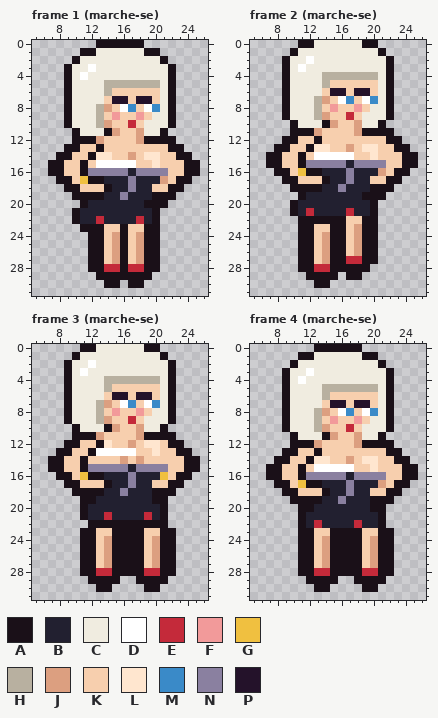
File history of a pixel-art file, art/plaisirs/plaisirs-neon-cocktail.aseprite. The picture above is the old version.
32x32 pixels, 12 frames. Shown: frame 1 (marche-se): x 5..26, y 0..31; frame 2 (marche-se): x 5..26, y 0..31; frame 3 (marche-se): x 5..26, y 0..31; frame 4 (marche-se): x 5..26, y 0..31. The commit also changed other frames, which this record leaves out.
Palette (. is transparent): A #1a1018  B #222030  C #f0ece0  D #ffffff  E #c42a3a  F #f29a9a  G #f0c040  H #b8b0a0  J #dc9f80  K #f7cfae  L #ffe6cf  M #3a8ac8  N #8a80a0  P #24122a
Pixels before, frame 1 (marche-se), first column x 7:
 0 ......AAAAAA.......
 1 ....AACCCCCCAA.....
 2 ...ACCCCCCCCCCA....
 3 ..ACCDCCCCCCCCCA...
 4 ..ACDCCCCCCCCCCA...
 5 ..ACCCCHHHHHHHCA...
 6 ..ACCCCHKKKKKKCA...
 7 ..ACCCCKPPKPPKCA...
 8 ..ACCCHJKDMKDMCA...
 9 ..ACCCHKFKKFKCCA...
10 ..ACCCHJKKEKCCCA...
11 ...ACCCAJKKJCCA....
12 ...AAAJKKKKJAAAA...
13 ..AAKKAKKKKKKKKAA..
14 .AAKKALLKKJKLLKKAA.
15 AAKKAKDDDDDKKLKKKAA
16 AAKKANNNNNBNNNNKKAA
17 .AAKGAABBBNBBBJKAA.
18 ..AAKKKABBNBBKKAA..
19 ...AAAABBNBBBAAA...
20 ....ABBBBBBBAAA....
21 ...ABBBBBBBBBA.....
22 ...ABBEBBBBEBA.....
23 ....AAAKKAKKAA.....
24 .....AAKJAKJAA.....
25 .....AAKJAKJAA.....
26 .....AAKJAKJAA.....
27 .....AAKJAKJAA.....
28 .....AAEEAEEAA.....
29 ......AAAAAAA......
30 .......AA.AA.......
Pixels before, frame 2 (marche-se), first column x 7:
 0 ....AACCCCCCAA.....
 1 ...ACCCCCCCCCCA....
 2 ..ACCDCCCCCCCCCA...
 3 ..ACDCCCCCCCCCCA...
 4 ..ACCCCHHHHHHHCA...
 5 ..ACCCCHKKKKKKCA...
 6 ..ACCCCKPPKPPKCA...
 7 ..ACCCHJKDMKDMCA...
 8 ..ACCCHKFKKFKCCA...
 9 ..ACCCHJKKEKCCCA...
10 ...ACCCAJKKJCCA....
11 ...AAAJKKKKJAAAA...
12 ..AAKKAKKKKKKKKAA..
13 .AAKKALLKKJKLLKKAA.
14 AAKKAKDDDDDKKLKKKAA
15 AAKKANNNNNBNNNNKKAA
16 .AAKGAABBBNBBBJKAA.
17 ..AAKKKABBNBBKKAA..
18 ...AAAABBNBBBAAA...
19 ....ABBBBBBBAAA....
20 ...ABBBBBBBBBA.....
21 ...ABEBBBBEBBA.....
22 ....AAAAAAKKAA.....
23 ....AAKKAAKJAA.....
24 ....AAKJAAKJAA.....
25 ....AAKJAAKJAA.....
26 ....AAKJAAKJAA.....
27 ....AAKJAAEEAA.....
28 ....AAEEAAAAA......
29 .....AAAA.AA.......
30 ......AA...........
Pixels before, frame 3 (marche-se), first column x 7:
 0 ....AACCCCCCAA.....
 1 ...ACCCCCCCCCCA....
 2 ..ACCDCCCCCCCCCA...
 3 ..ACDCCCCCCCCCCA...
 4 ..ACCCCHHHHHHHCA...
 5 ..ACCCCHKKKKKKCA...
 6 ..ACCCCKPPKPPKCA...
 7 ..ACCCHJKDMKDMCA...
 8 ..ACCCHKFKKFKCCA...
 9 ..ACCCHJKKEKCCCA...
10 ...ACCCAJKKJCCA....
11 ...AAAJKKKKJAAAA...
12 ..AAKKALKKJKLLKAA..
13 .AAKKADDDDDKKLKKAA.
14 AAKKAKKKKJKJKKKKKAA
15 AAKKANNNNNBNNNNKKAA
16 .AAKGAABBBNBBBGKAA.
17 ..AAKKKABBNBBKKAA..
18 ...AAAABBNBBBAAA...
19 ....AABBBBBBBAA....
20 ....ABBBBBBBBBA....
21 ....ABBEBBBBEBA....
22 .....AAAAAAAAAA....
23 ....AAKKAAAAKKAA...
24 ....AAKJAAAAKJAA...
25 ....AAKJAAAAKJAA...
26 ....AAKJAAAAKJAA...
27 ....AAKJAAAAKJAA...
28 ....AAEEAAAAEEAA...
29 .....AAAA..AAAA....
30 ......AA....AA.....
Pixels before, frame 4 (marche-se), first column x 7:
 0 ......AAAAAA.......
 1 ....AACCCCCCAA.....
 2 ...ACCCCCCCCCCA....
 3 ..ACCDCCCCCCCCCA...
 4 ..ACDCCCCCCCCCCA...
 5 ..ACCCCHHHHHHHCA...
 6 ..ACCCCHKKKKKKCA...
 7 ..ACCCCKPPKPPKCA...
 8 ..ACCCHJKDMKDMCA...
 9 ..ACCCHKFKKFKCCA...
10 ..ACCCHJKKEKCCCA...
11 ...ACCCAJKKJCCA....
12 ...AAAJKKKKJAAAA...
13 ..AAKKAKKKKKKKKAA..
14 .AAKKALLKKJKLLKKAA.
15 AAKKAKDDDDDKKLKKKAA
16 AAKKANNNNNBNNNNKKAA
17 .AAKGAABBBNBBBJKAA.
18 ..AAKKKABBNBBKKAA..
19 ...AAAABBNBBBAAA...
20 ....AABBBBBBBAA....
21 ....ABBBBBBBBBA....
22 ....ABEBBBBEBBA....
23 ....AAKKAAAAKKAA...
24 ....AAKJAAAAKJAA...
25 ....AAKJAAAAKJAA...
26 ....AAKJAAAAKJAA...
27 ....AAKJAAAAKJAA...
28 ....AAEEAAAAEEAA...
29 .....AAAA..AAAA....
30 ......AA....AA.....
New version:
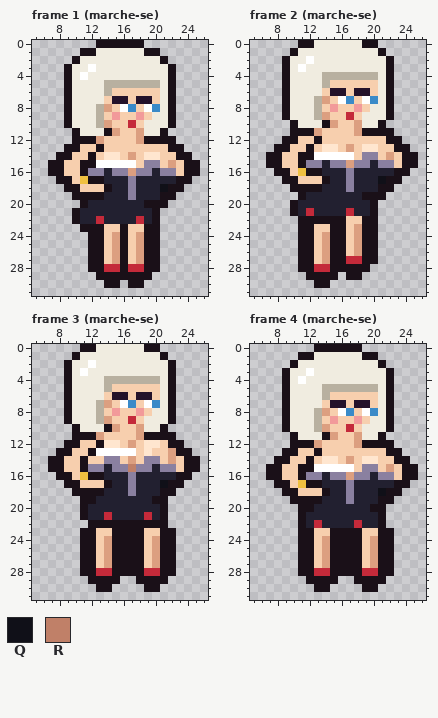
Colours new in this view: Q #101018  R #c08068
Changes in this commit:
{"where": "frame 1 (marche-se)"}
{"frame":1,"y":14,"x":13,"old":"L","new":"K"}
{"frame":1,"y":14,"x":15,"old":"K","new":"L"}
{"frame":1,"y":15,"x":12,"old":"K","new":"A"}
{"frame":1,"y":15,"x":19,"old":"KL","new":"NN"}
{"frame":1,"y":15,"x":22,"old":"K","new":"J"}
{"frame":1,"y":16,"x":14,"old":"N","new":"B"}
{"frame":1,"y":16,"x":17,"old":"B","new":"J"}
{"frame":1,"y":16,"x":20,"old":"N","new":"B"}
{"frame":1,"y":16,"x":22,"old":"K","new":"N"}
{"frame":1,"y":17,"x":21,"old":"JK","new":"BB"}
{"frame":1,"y":18,"x":20,"old":"KK","new":"BQ"}
{"frame":1,"y":19,"x":16,"old":"NB","new":"BN"}
{"frame":1,"y":19,"x":20,"old":"A","new":"B"}
{"where": "frame 2 (marche-se)"}
{"frame":2,"y":13,"x":13,"old":"L","new":"K"}
{"frame":2,"y":13,"x":15,"old":"K","new":"L"}
{"frame":2,"y":14,"x":12,"old":"K","new":"A"}
{"frame":2,"y":14,"x":19,"old":"KL","new":"NN"}
{"frame":2,"y":14,"x":22,"old":"K","new":"J"}
{"frame":2,"y":15,"x":14,"old":"N","new":"B"}
{"frame":2,"y":15,"x":17,"old":"B","new":"J"}
{"frame":2,"y":15,"x":20,"old":"N","new":"B"}
{"frame":2,"y":15,"x":22,"old":"K","new":"N"}
{"frame":2,"y":16,"x":21,"old":"JK","new":"BB"}
{"frame":2,"y":17,"x":20,"old":"KK","new":"BQ"}
{"frame":2,"y":18,"x":16,"old":"NB","new":"BN"}
{"frame":2,"y":18,"x":20,"old":"A","new":"B"}
{"where": "frame 3 (marche-se)"}
{"frame":3,"y":12,"x":15,"old":"K","new":"L"}
{"frame":3,"y":13,"x":19,"old":"KL","new":"LK"}
{"frame":3,"y":13,"x":22,"old":"K","new":"J"}
{"frame":3,"y":14,"x":14,"old":"KKJKJKK","new":"NNKJKNN"}
{"frame":3,"y":14,"x":22,"old":"K","new":"J"}
{"frame":3,"y":15,"x":14,"old":"N","new":"B"}
{"frame":3,"y":15,"x":17,"old":"B","new":"R"}
{"frame":3,"y":15,"x":20,"old":"N","new":"B"}
{"frame":3,"y":15,"x":22,"old":"K","new":"N"}
{"frame":3,"y":16,"x":21,"old":"GK","new":"BB"}
{"frame":3,"y":17,"x":20,"old":"KK","new":"BQ"}
{"frame":3,"y":18,"x":16,"old":"NB","new":"BN"}
{"frame":3,"y":18,"x":20,"old":"A","new":"B"}
{"where": "frame 4 (marche-se)"}
{"frame":4,"y":14,"x":13,"old":"L","new":"K"}
{"frame":4,"y":14,"x":15,"old":"K","new":"L"}
{"frame":4,"y":15,"x":12,"old":"K","new":"A"}
{"frame":4,"y":15,"x":19,"old":"KL","new":"NN"}
{"frame":4,"y":15,"x":22,"old":"K","new":"J"}
{"frame":4,"y":16,"x":14,"old":"N","new":"B"}
{"frame":4,"y":16,"x":17,"old":"B","new":"J"}
{"frame":4,"y":16,"x":20,"old":"N","new":"B"}
{"frame":4,"y":16,"x":22,"old":"K","new":"N"}
{"frame":4,"y":17,"x":21,"old":"JK","new":"BB"}
{"frame":4,"y":18,"x":20,"old":"KK","new":"BQ"}
{"frame":4,"y":19,"x":16,"old":"NB","new":"BN"}
{"frame":4,"y":19,"x":20,"old":"A","new":"B"}
{"label":"changed","picture_box":[88,152,176,200]}
{"label":"changed","picture_box":[306,144,394,192]}
{"label":"changed","picture_box":[104,440,176,496]}
{"label":"changed","picture_box":[306,456,394,504]}
